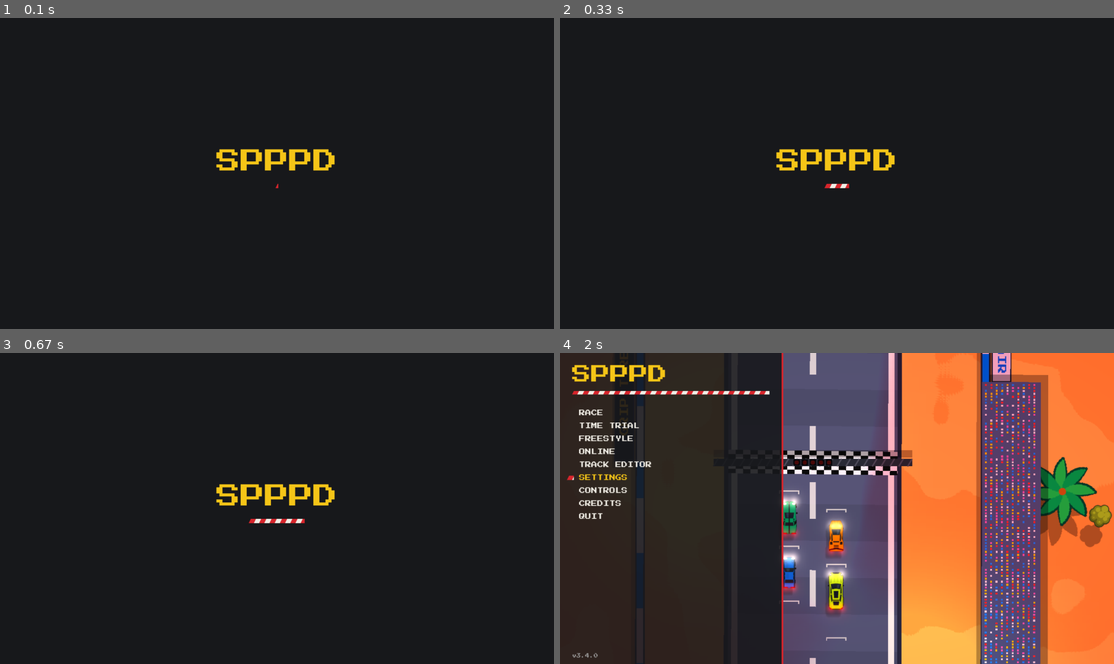
Above: before the commit, frames 1-4 (two rows, left to right).
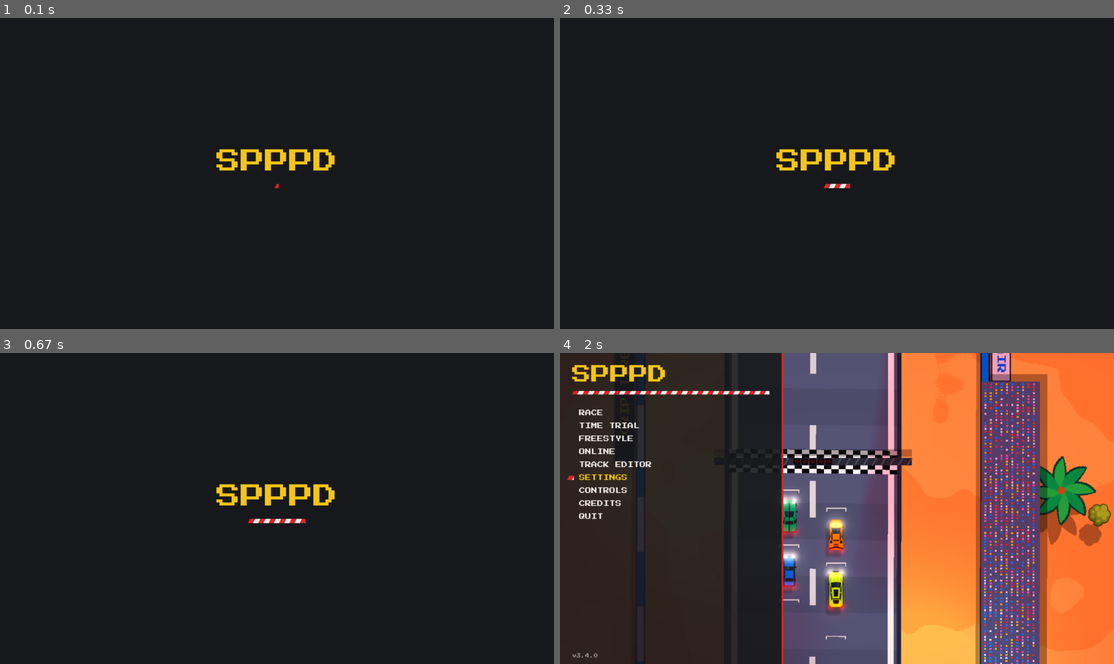
Above: after the commit, the same moments.

Repository: vanillaiice/spppd
Game: LÖVE game, started from main.lua
The game is run twice, just before and just after one commit, with the same random seed, the same clock (stepped at 60 frames per second) and the same inputs.
Inputs (mouse positions are in pixels of both pictures, inside the frame that each line leads up to):
- Up to frame 1 (0.1 s): no input
- Up to frame 2 (0.33 s): no input
- Up to frame 3 (0.67 s): no input
- Up to frame 4 (2 s): click (665, 461) at 1.5 s; hold Down from 1.78 s (still down)

The runs differ from the first frame. In frame 1, less than 0.1% of the frame differs, in the area x 49-51%, y 53-55%; in frame 2, less than 0.1%; in frame 3, less than 0.1%; in frame 4, 6.7%, in the area x 13-100%, y 0-100%.

Commit message:
First launch renders its sounds on every core
audio.jobs lists every cached sound, and on a first launch threads
share the list and write the WAVs before audio.load reads them. On the
Galaxy A04 the sounds were ready after 5.1 s instead of 18.1 s.

Co-Authored-By: Claude Opus 5.5 <noreply@anthropic.com>

Diff:
--- a/src/audio.lua
+++ b/src/audio.lua
@@ -12,6 +12,7 @@
 local sfxr = require("src/lib/sfxr")
 local cache = require("src/sound_cache")
 local garage = require("src/entities/garage")
+local unpack = unpack or table.unpack
 
 local audio = { ready = false, spool = 0, duck = 0 }
 local voices = {}  -- audio.voiceOf's results, by key
@@ -991,12 +992,66 @@
   return source
 end
 
-local function loop(name, render, ...)
-  return looping(cache.get(name, render, ...))
-end
-
-local function shot(name, render, ...)
-  local source = love.audio.newSource(cache.get(name, render, ...), "static")
+-- Every sound the cache keeps, by name: { name, render, args }. Engine loops come
+-- first, as they take longest, so threads sharing the list finish together.
+function audio.jobs()
+  local list = {}
+  local function add(name, render, ...)
+    list[#list + 1] = { name = name, render = render, args = { ... } }
+  end
+  local voices, turbos = {}, {}
+  for _, spec in ipairs(garage) do
+    local voice = audio.voiceOf(spec)
+    if voice and not voices[voice.key] then
+      voices[voice.key] = true
+      local name = "engine" .. voice.key
+      for i, rpm in ipairs(voice.rpms) do add(name .. "_" .. i, audio.engineData, voice, rpm) end
+      add(name .. "_overrun", audio.engineData, voice, voice.rpms[2], "overrun")
+      add(name .. "_idle", audio.engineData, voice, voice.idleAt, "idle")
+      add(name .. "_limiter", audio.engineData, voice, voice.rpms[#voice.rpms], "limiter")
+    end
+    if TURBOS[spec.turbos] and not turbos[spec.turbos] then
+      turbos[spec.turbos] = true
+      add("turbo" .. spec.turbos, audio.turboData, spec.turbos)
+      add("turboboost" .. spec.turbos, audio.turboBoostData, spec.turbos)
+    end
+  end
+  add("scrub", audio.scrubData)
+  add("squeal", audio.squealData)
+  add("grind", audio.grindData)
+  add("road", audio.roadData)
+  add("loose", audio.looseData)
+  add("wind", audio.windData)
+  add("boostgas", audio.boostGasData)
+  add("horn", audio.hornData)
+  add("flame", audio.flameData)
+  add("blower", audio.blowerData)
+  add("motor", audio.motorData)
+  for _, name in ipairs({ "beep", "go", "click", "select", "shift", "lap", "blowoff", "finish" }) do
+    add(name, audio.shotData, name)
+  end
+  add("startup", audio.startupData)
+  for size = 0, #IMPACT_TIERS do
+    local name = size == 0 and "scrape" or "impact" .. size
+    add(name, audio.shotData, name)
+  end
+  return list
+end
+
+local jobs
+
+-- The sound called name, from the cache or rendered now.
+local function get(name)
+  local job = jobs[name]
+  return cache.get(name, job.render, unpack(job.args))
+end
+
+local function loop(name)
+  return looping(get(name))
+end
+
+local function shot(name)
+  local source = love.audio.newSource(get(name), "static")
   breathe()
   return source
 end
@@ -1006,51 +1061,87 @@
 local function engineLoops(voice)
   local name = "engine" .. voice.key
   local engine = { voice = voice, speeds = {} }
-  for i, rpm in ipairs(voice.rpms) do engine.speeds[i] = loop(name .. "_" .. i, audio.engineData, voice, rpm) end
-  engine.overrun = loop(name .. "_overrun", audio.engineData, voice, voice.rpms[2], "overrun")
-  engine.idle = loop(name .. "_idle", audio.engineData, voice, voice.idleAt, "idle")
-  engine.limiter = loop(name .. "_limiter", audio.engineData, voice, voice.rpms[#voice.rpms], "limiter")
+  for i in ipairs(voice.rpms) do engine.speeds[i] = loop(name .. "_" .. i) end
+  engine.overrun = loop(name .. "_overrun")
+  engine.idle = loop(name .. "_idle")
+  engine.limiter = loop(name .. "_limiter")
   engine.rival = engine.speeds[2]:clone()
   return engine
+end
+
+-- How many threads share a first launch: the cores but one, which the splash keeps.
+local MAX_WORKERS = 6
+
+-- Renders every sound into the cache folder on threads of their own, so a phone's
+-- cores share the first launch instead of one doing it all. Waits until they're
+-- done, letting the splash draw meanwhile. A thread that fails just leaves its
+-- sounds out, and get renders those here as before.
+function audio.prerender(workers)
+  if not (cache.folder and love.thread and love.system) then return 0 end
+  workers = workers or math.max(1, math.min(MAX_WORKERS, love.system.getProcessorCount() - 1))
+  local queue, done = love.thread.newChannel(), love.thread.newChannel()
+  for _, job in ipairs(audio.jobs()) do queue:push(job.name) end
+  local threads = {}
+  for i = 1, workers do
+    threads[i] = love.thread.newThread("src/sound_worker.lua")
+    threads[i]:start(cache.folder, queue, done)
+  end
+  local finished = 0
+  while finished < workers do
+    if done:pop() then finished = finished + 1 end
+    for i, thread in ipairs(threads) do
+      if thread and not thread:isRunning() and thread:getError() then
+        print("sound thread failed: " .. thread:getError())
+        threads[i] = false
+        finished = finished + 1
+      end
+    end
+    if finished < workers then
+      if coroutine.running() then coroutine.yield() else love.timer.sleep(0.005) end
+    end
+  end
+  return workers
 end
 
 function audio.load()
   if audio.ready or not love.audio then return end
   local ok, err = pcall(function()
+    jobs = {}
+    for _, job in ipairs(audio.jobs()) do jobs[job.name] = job end
     cache.open({ "src/audio.lua", "src/lib/sfxr.lua" })
-    audio.scrub = loop("scrub", audio.scrubData)
-    audio.squeal = loop("squeal", audio.squealData)
-    audio.grind = loop("grind", audio.grindData)
-    audio.road = loop("road", audio.roadData)
-    audio.loose = loop("loose", audio.looseData)
-    audio.wind = loop("wind", audio.windData)
-    audio.boostGas = loop("boostgas", audio.boostGasData)
-    audio.horn = loop("horn", audio.hornData)
+    if not cache.complete then audio.prerender() end
+    audio.scrub = loop("scrub")
+    audio.squeal = loop("squeal")
+    audio.grind = loop("grind")
+    audio.road = loop("road")
+    audio.loose = loop("loose")
+    audio.wind = loop("wind")
+    audio.boostGas = loop("boostgas")
+    audio.horn = loop("horn")
     audio.rivalHorn = audio.horn:clone()
-    audio.flame = loop("flame", audio.flameData)
+    audio.flame = loop("flame")
     audio.engines, audio.turbos, audio.turboBoosts = {}, {}, {}
     for _, spec in ipairs(garage) do
       local voice = audio.voiceOf(spec)
       if voice and not audio.engines[voice.key] then audio.engines[voice.key] = engineLoops(voice) end
       if TURBOS[spec.turbos] and not audio.turbos[spec.turbos] then
-        audio.turbos[spec.turbos] = loop("turbo" .. spec.turbos, audio.turboData, spec.turbos)
-        audio.turboBoosts[spec.turbos] = loop("turboboost" .. spec.turbos, audio.turboBoostData, spec.turbos)
+        audio.turbos[spec.turbos] = loop("turbo" .. spec.turbos)
+        audio.turboBoosts[spec.turbos] = loop("turboboost" .. spec.turbos)
       end
     end
-    audio.blower = loop("blower", audio.blowerData)
-    local motor = cache.get("motor", audio.motorData)
+    audio.blower = loop("blower")
+    local motor = get("motor")
     audio.motor = looping(motor)
     audio.rivalMotor = looping(motor)
     audio.shots = {}
     for _, name in ipairs({ "beep", "go", "click", "select", "shift", "lap", "blowoff", "finish" }) do
-      audio.shots[name] = shot(name, audio.shotData, name)
-    end
-    audio.shots.startup = shot("startup", audio.startupData)
+      audio.shots[name] = shot(name)
+    end
+    audio.shots.startup = shot("startup")
     -- impacts[0] is the graze, then the sizes of crash. Each size can overlap itself.
     audio.impacts = {}
     for size = 0, #IMPACT_TIERS do
-      local name = size == 0 and "scrape" or "impact" .. size
-      local data = cache.get(name, audio.shotData, name)
+      local data = get(size == 0 and "scrape" or "impact" .. size)
       audio.impacts[size] = {}
       for i = 1, 2 do audio.impacts[size][i] = love.audio.newSource(data, "static") end
     end
--- a/src/sound_cache.lua
+++ b/src/sound_cache.lua
@@ -45,12 +45,13 @@
   end)
 end
 
--- The sound called name: from disk if it's there, otherwise render(...).
+-- The sound called name: from disk if it's there, otherwise render(...). An
+-- unfinished folder only holds what this launch wrote: open empties it otherwise.
 function cache.get(name, render, ...)
   local folder = cache.folder
   if not folder then return render(...) end
   local path = folder .. "/" .. name .. ".wav"
-  if cache.complete then
+  if cache.complete or love.filesystem.getInfo(path) then
     local ok, data = pcall(love.sound.newSoundData, path)
     if ok then return data end
   end
--- /dev/null
+++ b/src/sound_worker.lua
@@ -0,0 +1,25 @@
+-- One of the threads audio.prerender starts on a first launch. It takes sound
+-- names off the queue until it's empty, renders each into the cache folder, then
+-- says so on done.
+require("love.filesystem")
+require("love.sound")
+require("love.data")
+require("love.math")
+require("love.timer")
+
+local folder, queue, done = ...
+local cache = require("src/sound_cache")
+local audio = require("src/audio")
+local unpack = unpack or table.unpack
+
+cache.folder, cache.complete = folder, false
+local jobs = {}
+for _, job in ipairs(audio.jobs()) do jobs[job.name] = job end
+
+while true do
+  local name = queue:pop()
+  if not name then break end
+  local job = jobs[name]
+  cache.get(name, job.render, unpack(job.args))
+end
+done:push(true)
--- a/tests/test_support.lua
+++ b/tests/test_support.lua
@@ -1099,6 +1099,42 @@
     h.assertTrue(not cache.folder)
     h.assertEq(cache.get("tone", tone):getSampleCount(), 500)
   end)
+
+  h.it("lists every sound once", function()
+    local audio = require("src/audio")
+    local seen = {}
+    for _, job in ipairs(audio.jobs()) do
+      h.assertTrue(not seen[job.name], "twice: " .. job.name)
+      h.assertTrue(type(job.render) == "function", job.name .. " has no render")
+      seen[job.name] = true
+    end
+    for _, name in ipairs({ "engine4_1", "engine4_limiter", "turbo1", "wind", "motor", "startup", "scrape" }) do
+      h.assertTrue(seen[name], "missing " .. name)
+    end
+  end)
+
+  h.it("threads share a first launch and render what one would", function()
+    local audio = require("src/audio")
+    empty()
+    cache.open({ "src/audio.lua", "src/lib/sfxr.lua" })
+    h.assertEq(audio.prerender(3), 3)
+    local folder = cache.folder
+    for _, job in ipairs(audio.jobs()) do
+      h.assertTrue(love.filesystem.getInfo(folder .. "/" .. job.name .. ".wav"), "not rendered: " .. job.name)
+    end
+    -- What a thread wrote is what this thread would have made.
+    for _, name in ipairs({ "horn", "engine4_2", "turbo2" }) do
+      local job
+      for _, j in ipairs(audio.jobs()) do if j.name == name then job = j end end
+      local here = job.render(unpack(job.args))
+      local there = love.sound.newSoundData(folder .. "/" .. name .. ".wav")
+      h.assertEq(there:getSampleCount(), here:getSampleCount(), name)
+      for i = 0, here:getSampleCount() - 1, 97 do
+        h.assertEq(there:getSample(i), here:getSample(i), name .. " sample " .. i)
+      end
+    end
+    empty()
+  end)
 end)
 
 h.describe("menu music", function()
Not shown, changed: ARCHITECTURE.md
